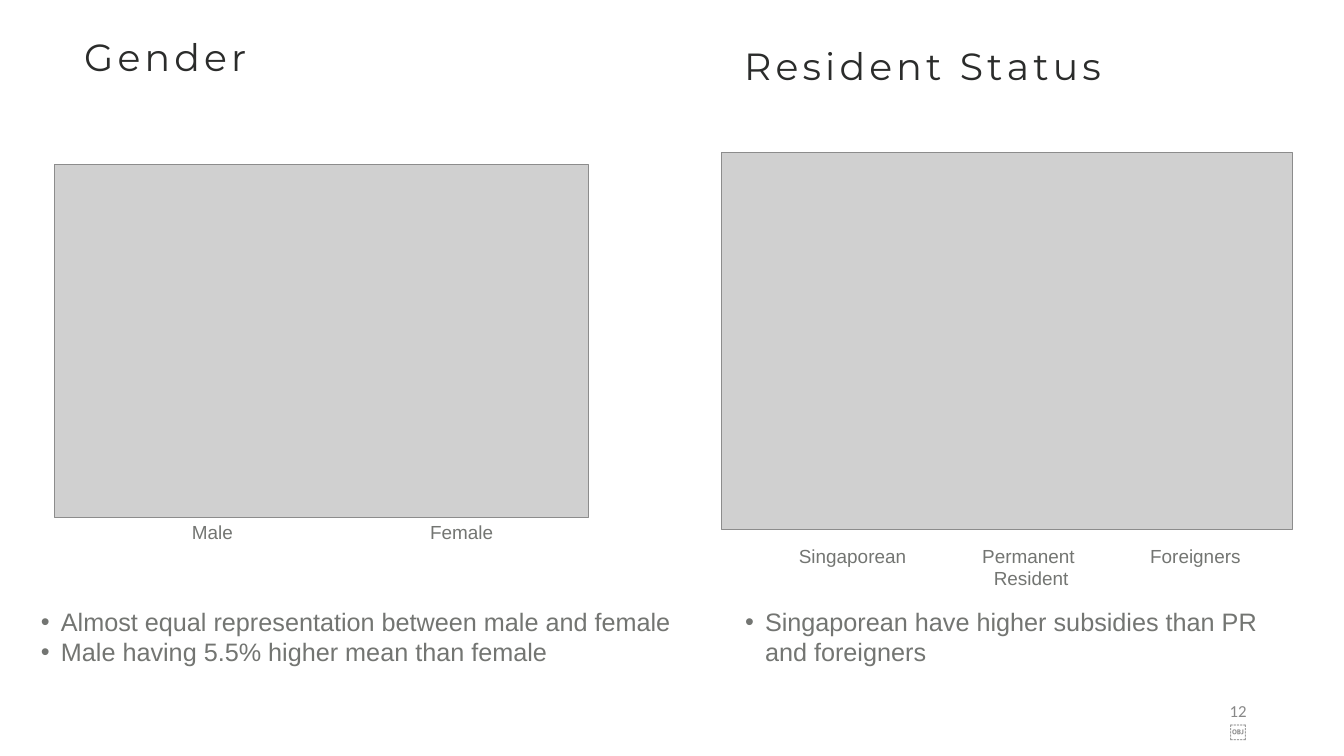
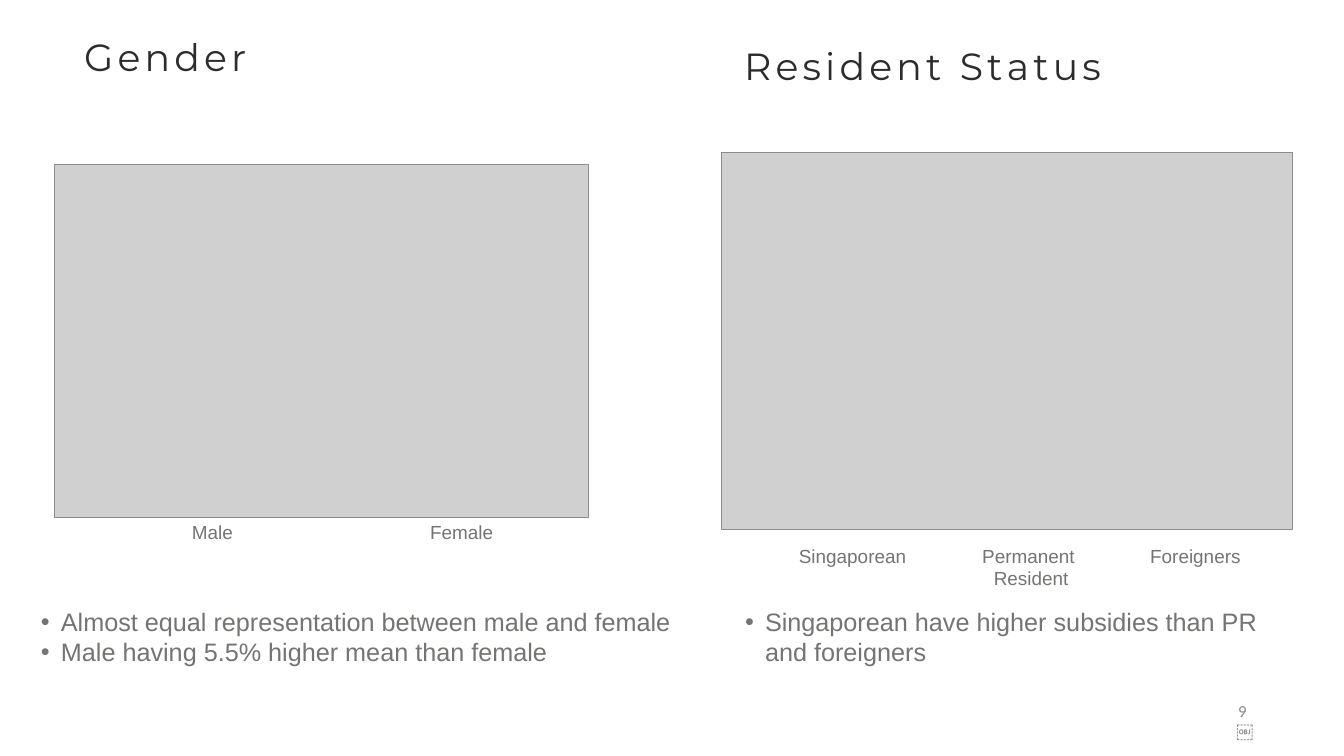
Before and after one commit to joannasyeow/Holmusk_Healthcare_Data, a slide deck: slide 9 of slides.pptx (slide 12 before the commit). Drawn at 1344x756 pixels with LibreOffice and Linux fonts; fonts in the diff are those of the drawing; grey boxes stand for pictures. Boxes give left, top, right and bottom in pixels: in the first picture for what was removed or moved away, otherwise in the second. Text is boxed around its words. In the diff, an @@ line names an element or a change of style, - is before the commit and + after.

```diff
--- a/slides.pptx
+++ b/slides.pptx
@@ page number removed at [1230, 706, 1247, 717] @@
-12￼
@@ page number added at [1238, 706, 1247, 717], 24 pt, text #888888 @@
+9￼
```
Also in this commit, not shown: 22 other slides changed, 7 slides added, 10 slides removed, 13 other files.
